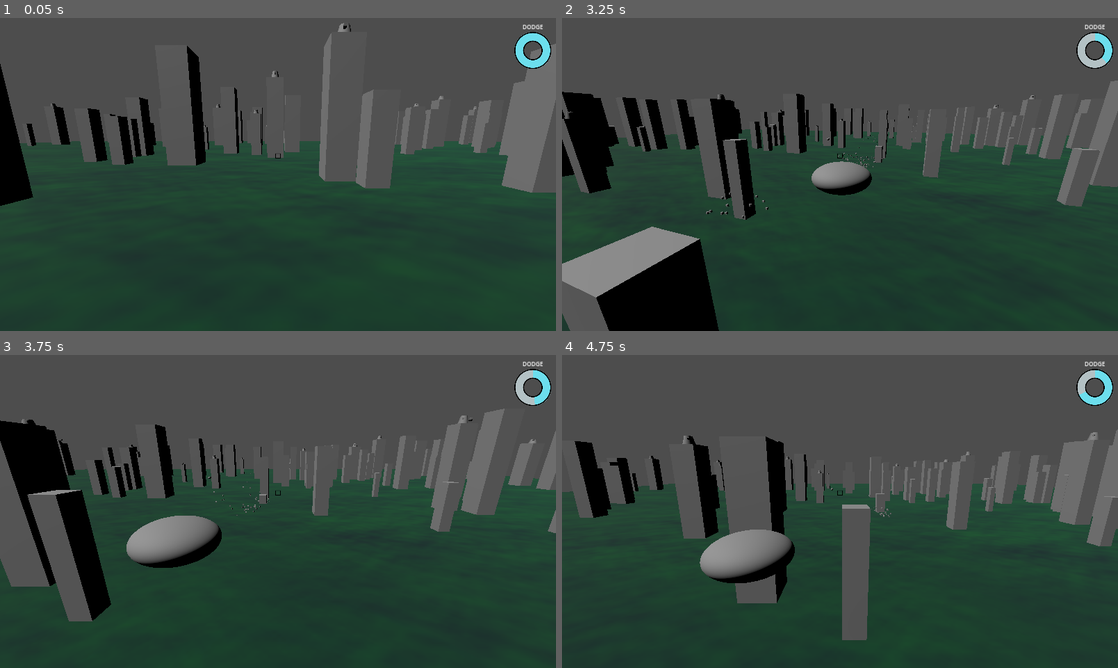
Above: before the commit, frames 1-4 (two rows, left to right).
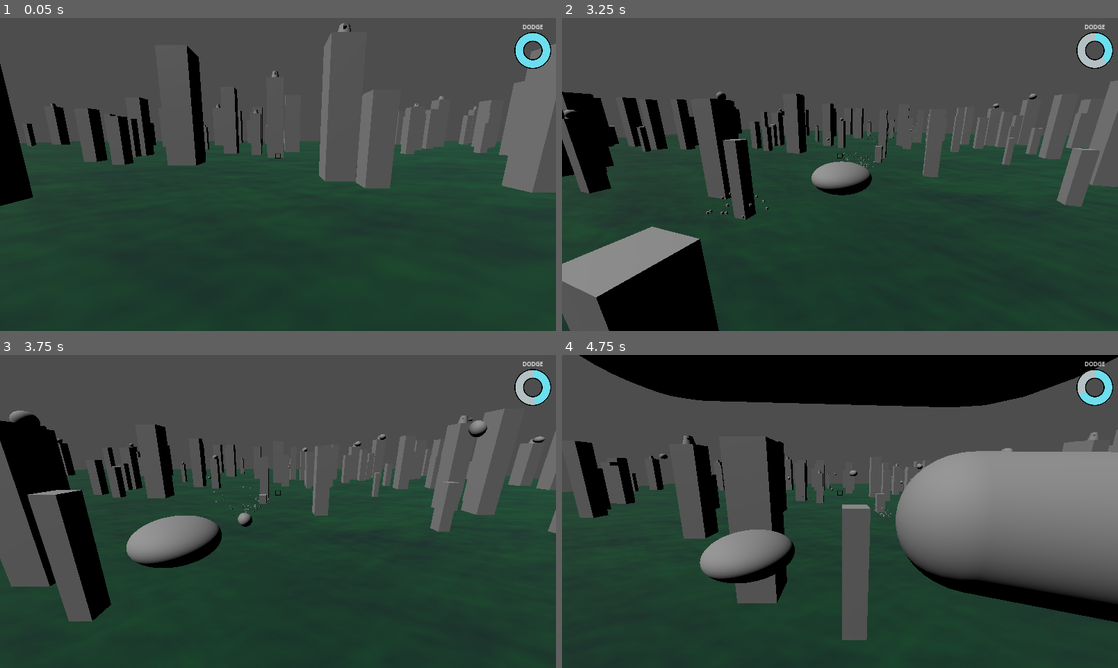
Above: after the commit, the same moments.

Repository: BSU-destroy-the-world/destroy_the_world
Game: Godot game, scene res://world_1/world_1.tscn
Two runs of this game, one before a commit and one after it. Both use one fixed random seed, a clock stepped at 60 frames per second and the inputs below.
Inputs (mouse positions are in pixels of both pictures, inside the frame that each line leads up to):
- Up to frame 1 (0.05 s): no input
- Up to frame 2 (3.25 s): move the mouse to (962, 158) at 0.52 s; hold D (move_right) 0.53-1.28 s; click (962, 158) at 0.6 s; move the mouse to (728, 190) at 1.27 s; hold S (move_backward) 1.28-2.03 s; tap X (dodge) at 1.35 s; click (728, 190) at 1.55 s; move the mouse to (895, 105) at 2.02 s; hold D (move_right) 2.03-2.78 s; tap Down (look_down) at 2.1 s; click (895, 105) at 2.3 s; move the mouse to (812, 237) at 2.77 s; hold W (move_forward) from 2.78 s (still down); tap Left (look_left) at 2.85 s; click (812, 237) at 3.05 s
- Up to frame 3 (3.75 s): move the mouse to (444, 558) at 3.52 s; release W (move_forward) at 3.53 s; hold A (move_left) from 3.53 s (still down); tap Right (look_right) at 3.6 s
- Up to frame 4 (4.75 s): keep holding A (move_left); click (1006, 558) at 3.8 s; move the mouse to (673, 464) at 4.27 s; tap Up (look_up) at 4.35 s; click (673, 464) at 4.55 s

Frame 1 is identical in both runs. In frame 2, less than 0.1% of the frame differs, in the area x 0-86%, y 23-37%; in frame 3, 0.4%; in frame 4, 29%, in the area x 3-100%, y 0-86%.

Commit message:
Add projectiles to turrets

Diff:
--- a/project/building/building.tscn
+++ b/project/building/building.tscn
@@ -122,10 +122,10 @@
 tracks/4/interp = 1
 tracks/4/loop_wrap = true
 tracks/4/keys = {
-"times": PackedFloat32Array(0),
-"transitions": PackedFloat32Array(1),
+"times": PackedFloat32Array(0, 1.5),
+"transitions": PackedFloat32Array(1, 1),
 "update": 0,
-"values": [Vector3(0, 11, 0)]
+"values": [Vector3(0, 11, 0), Vector3(0, 8, 0)]
 }
 tracks/5/type = "method"
 tracks/5/imported = false
--- a/project/projectile/projectile.gd
+++ b/project/projectile/projectile.gd
@@ -6,9 +6,9 @@
 
 
 func _physics_process(delta):
-	var movement_vector := Vector3(0, 0, -SPEED * delta)
+	var movement_vector: Vector3 = -global_transform.basis.z * SPEED * delta
 
-	raycast.target_position = movement_vector
+	raycast.target_position = Vector3(0, 0, -1 * movement_vector.length())
 
 	if raycast.is_colliding():
 		movement_vector = raycast.get_collision_point() - global_position
--- a/project/projectile/projectile.tscn
+++ b/project/projectile/projectile.tscn
@@ -5,6 +5,7 @@
 [sub_resource type="CapsuleMesh" id="CapsuleMesh_hk8yb"]
 
 [node name="projectile" type="Node3D"]
+top_level = true
 script = ExtResource("1_o8xy7")
 
 [node name="MeshInstance3D" type="MeshInstance3D" parent="."]
--- a/project/turret/turret.gd
+++ b/project/turret/turret.gd
@@ -4,6 +4,7 @@
 
 @onready var barrel = $Barrel
 @onready var animation_player = $AnimationPlayer
+@onready var projectile_scene = preload("res://projectile/projectile.tscn")
 
 
 func _process(_delta):
@@ -11,7 +12,9 @@
 
 
 func shoot():
-	print("shoot")
+	var projectile = projectile_scene.instantiate()
+	get_tree().get_root().add_child(projectile)
+	projectile.global_transform = barrel.global_transform
 
 
 func _on_shoot_timer_timeout():
